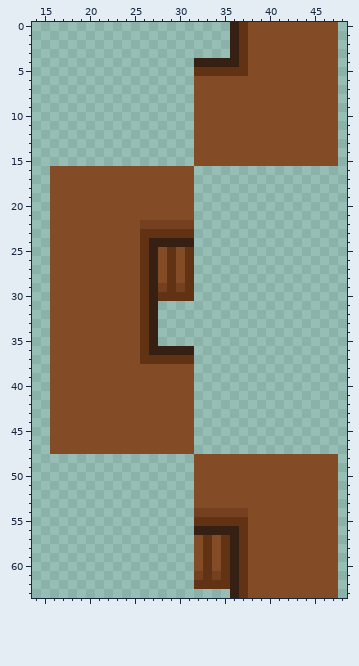
Edited in one commit: pixel-art sprite (Resources/Textures/Structures/Furniture/Tables/counterwood.rsi/state_5.png). The picture above was drawn from the file before the commit.
The file is 64x64 pixels. Colours within 5 levels of each other are drawn and written as one. Shown: x 14..48, y 0..63.
The same view after the edit:
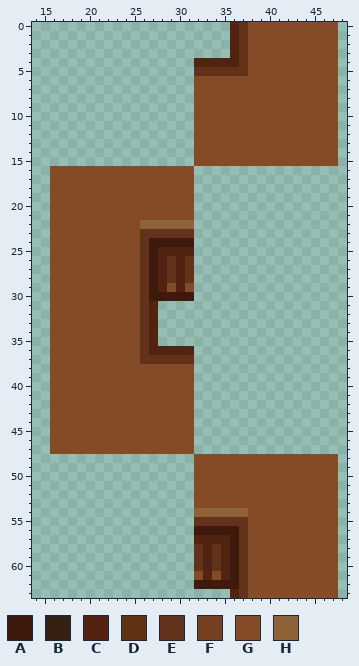
Palette (. is transparent): A #40190d  B #352013  C #522310  D #613314  E #63321a  F #754020  G #844b27  H #8f6238
The exact change:
y 0..3: x 36..37 BD -> CE
y 4: x 32..37 BBBBBD -> CCCCCE
y 5: x 32..37 DDDDDD -> EEEEEE
y 22: x 26..31 FFFFFF -> HHHHHH
y 23: x 26..31 DDDDDD -> EEEEEE
y 24: x 26..31 DBBBBB -> EAAAAA
y 25: x 26..31 DBGDGD -> EACCCC
y 26..28: x 26..31 DBGDGD -> EACECE
y 29: x 26..31 DBFDFD -> EACGCG
y 30: x 26..31 DBDDDD -> EAAAAA
y 31..35: x 26..27 DB -> EC
y 36: x 26..31 DBBBBB -> ECCCCC
y 37: x 26..31 DDDDDD -> EEEEEE
y 54: x 32..37 FFFFFF -> HHHHHH
y 55: x 32..37 DDDDDD -> EEEEEE
y 56: x 32..37 BBBBBD -> AAAAAE
y 57: x 32..37 GDGDBD -> CCCCAE
y 58..60: x 32..37 GDGDBD -> ECECAE
y 61: x 32..37 FDFDBD -> GCGCAE
y 62: x 32..37 DDDDBD -> AAAAAE
y 63: x 36..37 BD -> CE
Pixel boxes of the changes (left, top, right, bottom) in both pictures:
changed: (194, 22, 248, 76)
changed: (140, 220, 194, 364)
changed: (194, 508, 248, 598)
